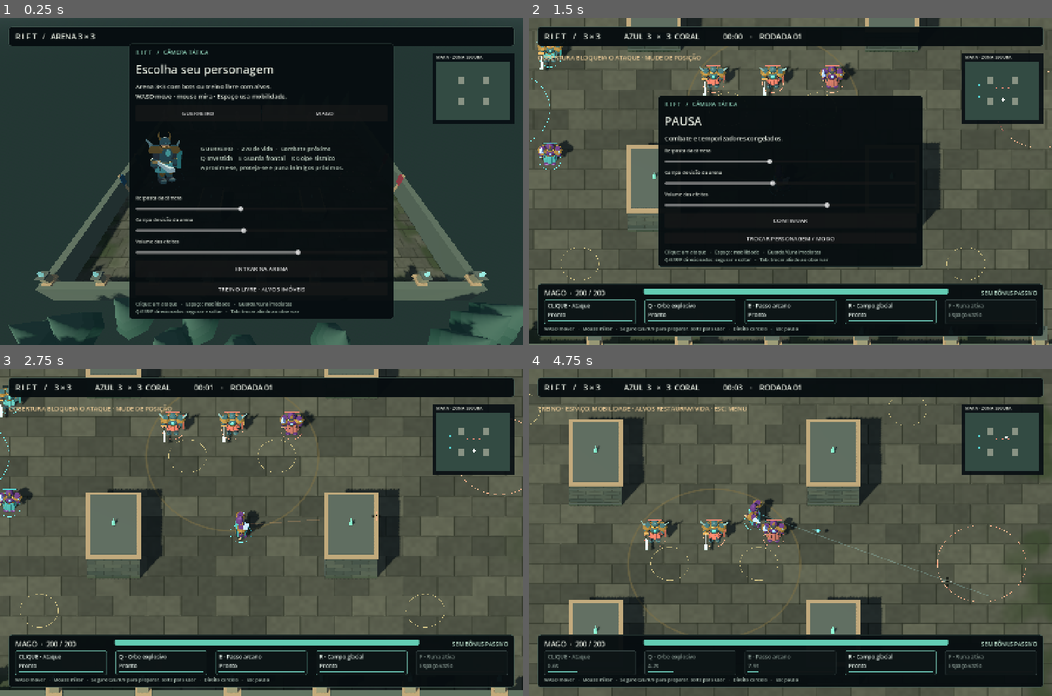
Above: before the commit, frames 1-4 (two rows, left to right).
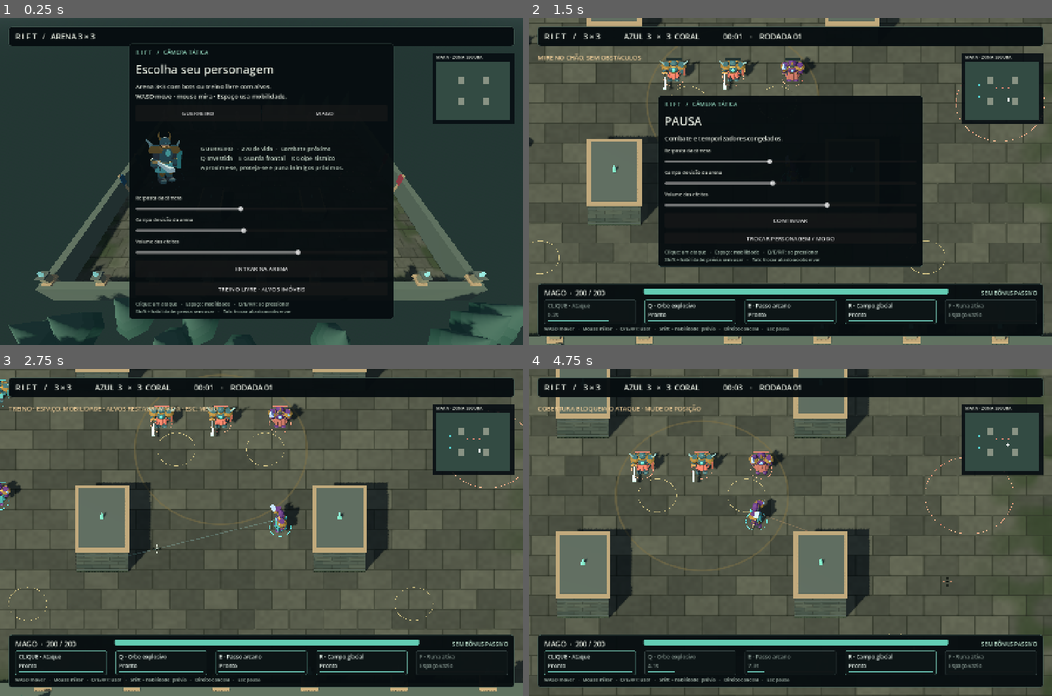
Above: after the commit, the same moments.

Repository: eduardo-aop/JoguinhoO
Game: Godot game, scene res://tests/brawler_preview.tscn
The game is run twice, just before and just after one commit, with the same random seed, the same clock (stepped at 60 frames per second) and the same inputs. This scene is started directly instead of the project's main scene.
Inputs (mouse positions are in pixels of both pictures, inside the frame that each line leads up to):
- Up to frame 1 (0.25 s): no input
- Up to frame 2 (1.5 s): tap Enter at 0.5 s; move the mouse to (905, 165) at 0.52 s; hold D (move_right) 0.53-1.28 s; tap Shift at 0.6 s; click (905, 165) at 0.67 s; tap Space at 0.77 s; tap R at 0.8, 1.35 s; move the mouse to (685, 197) at 1.27 s; hold S (move_back) from 1.28 s (still down); click (685, 197) at 1.42 s
- Up to frame 3 (2.75 s): tap Space at 1.52 s; tap Q at 1.55 s; release S (move_back) at 2 s; click "CONTINUAR" at 2 s
- Up to frame 4 (4.75 s): move the mouse to (842, 460) at 2.77 s; hold D (move_right) 2.78-3.53 s; tap Q at 2.85 s; click (842, 460) at 2.92 s; tap E at 3.05, 3.6 s; move the mouse to (764, 597) at 3.52 s; hold W (move_forward) 3.53-4.28 s; click (764, 597) at 3.67 s; tap Space at 3.77, 4.52 s; tap F at 3.8, 4.35 s; move the mouse to (947, 581) at 4.27 s; hold A (move_left) from 4.28 s (still down); click (947, 581) at 4.42 s; tap Shift at 4.55 s

The runs differ from the first frame. In frame 1, 0.2% of the frame differs, in the area x 25-58%, y 86-91%; in frame 2, 13%; in frame 3, 15%; in frame 4, 22%, in the area x 0-100%, y 0-100%.

Commit message:
feat: ativa habilidades ao pressionar e preserva previa opcional

Diff:
--- /dev/null
+++ b/docs/validacao-quickcast/report.json
@@ -0,0 +1,190 @@
+{
+  "generated_utc": "2026-09-11T13:13:46.673344+00:00",
+  "project": "JoguinhoO",
+  "tests": [
+    {
+      "name": "quickcast",
+      "checks": 27,
+      "failures": 0,
+      "exit_code": 0,
+      "script_errors": false,
+      "unexpected_errors": [],
+      "environment_warnings": [
+        "ERROR: Failed to open 'user://logs/godot2026-09-11T10.13.46.log'.",
+        "ERROR: Failed to open log file for writing: user://logs/godot.log",
+        "ERROR: Condition \"ret != noErr\" is true. Returning: \"\""
+      ],
+      "passed": true
+    },
+    {
+      "name": "brawler",
+      "checks": 25,
+      "failures": 0,
+      "exit_code": 0,
+      "script_errors": false,
+      "unexpected_errors": [],
+      "environment_warnings": [
+        "ERROR: Failed to open 'user://logs/godot2026-09-11T10.13.47.log'.",
+        "ERROR: Failed to open log file for writing: user://logs/godot.log",
+        "ERROR: Condition \"ret != noErr\" is true. Returning: \"\""
+      ],
+      "passed": true
+    },
+    {
+      "name": "suite",
+      "checks": 67,
+      "failures": 0,
+      "exit_code": 0,
+      "script_errors": false,
+      "unexpected_errors": [],
+      "environment_warnings": [
+        "ERROR: Failed to open 'user://logs/godot2026-09-11T10.13.47.log'.",
+        "ERROR: Failed to open log file for writing: user://logs/godot.log",
+        "ERROR: Condition \"ret != noErr\" is true. Returning: \"\""
+      ],
+      "passed": true
+    },
+    {
+      "name": "polish",
+      "checks": 20,
+      "failures": 0,
+      "exit_code": 0,
+      "script_errors": false,
+      "unexpected_errors": [],
+      "environment_warnings": [
+        "ERROR: Failed to open 'user://logs/godot2026-09-11T10.13.49.log'.",
+        "ERROR: Failed to open log file for writing: user://logs/godot.log",
+        "ERROR: Condition \"ret != noErr\" is true. Returning: \"\""
+      ],
+      "passed": true
+    },
+    {
+      "name": "control",
+      "checks": 19,
+      "failures": 0,
+      "exit_code": 0,
+      "script_errors": false,
+      "unexpected_errors": [],
+      "environment_warnings": [
+        "ERROR: Failed to open 'user://logs/godot2026-09-11T10.13.49.log'.",
+        "ERROR: Failed to open log file for writing: user://logs/godot.log",
+        "ERROR: Condition \"ret != noErr\" is true. Returning: \"\""
+      ],
+      "passed": true
+    },
+    {
+      "name": "tactical_camera",
+      "checks": 22,
+      "failures": 0,
+      "exit_code": 0,
+      "script_errors": false,
+      "unexpected_errors": [],
+      "environment_warnings": [
+        "ERROR: Failed to open 'user://logs/godot2026-09-11T10.13.50.log'.",
+        "ERROR: Failed to open log file for writing: user://logs/godot.log",
+        "ERROR: Condition \"ret != noErr\" is true. Returning: \"\""
+      ],
+      "passed": true
+    },
+    {
+      "name": "input_and_stress",
+      "checks": 26,
+      "failures": 0,
+      "exit_code": 0,
+      "script_errors": false,
+      "unexpected_errors": [],
+      "environment_warnings": [
+        "ERROR: Failed to open 'user://logs/godot2026-09-11T10.13.50.log'.",
+        "ERROR: Failed to open log file for writing: user://logs/godot.log",
+        "ERROR: Condition \"ret != noErr\" is true. Returning: \"\""
+      ],
+      "passed": true
+    },
+    {
+      "name": "attack_timing",
+      "checks": 6,
+      "failures": 0,
+      "exit_code": 0,
+      "script_errors": false,
+      "unexpected_errors": [],
+      "environment_warnings": [
+        "ERROR: Failed to open 'user://logs/godot2026-09-11T10.13.59.log'.",
+        "ERROR: Failed to open log file for writing: user://logs/godot.log",
+        "ERROR: Condition \"ret != noErr\" is true. Returning: \"\""
+      ],
+      "passed": true
+    },
+    {
+      "name": "effects",
+      "checks": 18,
+      "failures": 0,
+      "exit_code": 0,
+      "script_errors": false,
+      "unexpected_errors": [],
+      "environment_warnings": [
+        "ERROR: Failed to open 'user://logs/godot2026-09-11T10.13.59.log'.",
+        "ERROR: Failed to open log file for writing: user://logs/godot.log",
+        "ERROR: Condition \"ret != noErr\" is true. Returning: \"\""
+      ],
+      "passed": true
+    },
+    {
+      "name": "tactics",
+      "checks": 8,
+      "failures": 0,
+      "exit_code": 0,
+      "script_errors": false,
+      "unexpected_errors": [],
+      "environment_warnings": [
+        "ERROR: Failed to open 'user://logs/godot2026-09-11T10.14.00.log'.",
+        "ERROR: Failed to open log file for writing: user://logs/godot.log",
+        "ERROR: Condition \"ret != noErr\" is true. Returning: \"\""
+      ],
+      "passed": true
+    },
+    {
+      "name": "telemetry",
+      "checks": 7,
+      "failures": 0,
+      "exit_code": 0,
+      "script_errors": false,
+      "unexpected_errors": [],
+      "environment_warnings": [
+        "ERROR: Failed to open 'user://logs/godot2026-09-11T10.14.00.log'.",
+        "ERROR: Failed to open log file for writing: user://logs/godot.log",
+        "ERROR: Condition \"ret != noErr\" is true. Returning: \"\""
+      ],
+      "passed": true
+    },
+    {
+      "name": "dash_timing",
+      "checks": 6,
+      "failures": 0,
+      "exit_code": 0,
+      "script_errors": false,
+      "unexpected_errors": [],
+      "environment_warnings": [
+        "ERROR: Failed to open 'user://logs/godot2026-09-11T10.14.00.log'.",
+        "ERROR: Failed to open log file for writing: user://logs/godot.log",
+        "ERROR: Condition \"ret != noErr\" is true. Returning: \"\""
+      ],
+      "passed": true
+    },
+    {
+      "name": "hitbox",
+      "checks": 8,
+      "failures": 0,
+      "exit_code": 0,
+      "script_errors": false,
+      "unexpected_errors": [],
+      "environment_warnings": [
+        "ERROR: Failed to open 'user://logs/godot2026-09-11T10.14.00.log'.",
+        "ERROR: Failed to open log file for writing: user://logs/godot.log",
+        "ERROR: Condition \"ret != noErr\" is true. Returning: \"\""
+      ],
+      "passed": true
+    }
+  ],
+  "checks": 259,
+  "passed": true
+}
--- a/scripts/fighter.gd
+++ b/scripts/fighter.gd
@@ -141,17 +141,17 @@
 			refresh_cursor_aim()
 			cast(0 if hero == "warrior" else 1)
 			return
+		if event.physical_keycode == KEY_SHIFT and not event.pressed:
+			cancel_prepare()
 		var slot := [KEY_Q,KEY_E,KEY_R,KEY_F].find(event.physical_keycode)
 		if slot >= 0:
+			if not event.pressed:
+				if preparing == slot: cancel_prepare()
+				return
 			refresh_cursor_aim()
-			if event.pressed:
-				if hero == "warrior" and slot == 1:
-					cast(slot)
-				elif slot == 3 and active_rune == 0:
-					cast(slot)
-				else:
-					begin_prepare(slot)
-			elif preparing == slot:
+			if event.shift_pressed:
+				begin_prepare(slot)
+			else:
 				cancel_prepare()
 				cast(slot)
 
@@ -378,7 +378,7 @@
 	movement_preview_blocked = false
 	if preparing < 0:
 		aim_indicator.hide()
-		if human:
+		if human or basic_pending:
 			show_basic_aim()
 		return
 	aim_indicator.show()
@@ -428,6 +428,8 @@
 func show_basic_aim() -> void:
 	var reach: float = stats.range
 	var color := Color("ff946d") if aim_obstructed else Color("8be8df")
+	if not human:
+		color = RiftRules.team_color(team)
 	if hero == "warrior":
 		show_path_preview(global_position,global_position+forward_flat()*reach,color)
 		return
@@ -441,7 +443,7 @@
 	show_path_preview(origin,point,color)
 	# Projectiles and this guide share the same launch plane.
 	path_indicator.global_position.y = origin.y
-	path_indicator.material_override.albedo_color.a = .22
+	path_indicator.material_override.albedo_color.a = .22 if human else .65
 
 func show_path_preview(from: Vector3,to: Vector3,color: Color) -> void:
 	from.y = .07
--- a/scripts/hud.gd
+++ b/scripts/hud.gd
@@ -157,7 +157,7 @@
 		recharge.add_theme_stylebox_override("fill",charge_style)
 		content.add_child(recharge)
 		skill_bars.append(recharge)
-	rows.add_child(label("WASD mover   ·   Mouse mirar   ·   Segure Q/E/R/F para preparar, solte para usar   ·   Direito cancela   ·   Esc pausa",13,Color("aec0b5")))
+	rows.add_child(label("WASD mover   ·   Mouse mirar   ·   Q/E/R/F: usar   ·   Shift + habilidade: prévia   ·   Direito cancela   ·   Esc pausa",13,Color("aec0b5")))
 	reticle = Control.new()
 	root.add_child(reticle)
 	reticle.set_anchors_and_offsets_preset(Control.PRESET_TOP_LEFT)
@@ -264,7 +264,7 @@
 		arena.overview.current = true
 		show_selection())
 	list.add_child(selection_button)
-	list.add_child(label("Clique: um ataque   ·   Espaço: mobilidade   ·   Guarda/Cura imediatas\nQ/E/R/F direcionados: segurar e soltar   ·   Tab: trocar aliado ao observar",13,Color("a9bfb0")))
+	list.add_child(label("Clique: um ataque   ·   Espaço: mobilidade   ·   Q/E/R/F: ao pressionar\nShift + habilidade: prévia sem usar   ·   Tab: trocar aliado ao observar",13,Color("a9bfb0")))
 
 func update_choice() -> void:
 	hero_preview.show_hero(arena.selected_hero)
@@ -401,7 +401,7 @@
 	elif f.preparing >= 0 and f.movement_preview_blocked:
 		info.text = "TRAJETO BLOQUEADO · MUDE A DIREÇÃO OU CANCELE"
 	elif f.preparing >= 0:
-		info.text = "PREPARANDO %s · SOLTE PARA USAR · DIREITO CANCELA" % (f.stats.skills[f.preparing] if f.preparing < 3 else RiftRules.ACTIVES[f.active_rune])
+		info.text = "PRÉVIA %s · SOLTAR CANCELA · USE SEM SHIFT PARA ATIVAR" % (f.stats.skills[f.preparing] if f.preparing < 3 else RiftRules.ACTIVES[f.active_rune])
 	elif f.aim_obstructed:
 		info.text = "COBERTURA BLOQUEIA O ATAQUE · MUDE DE POSIÇÃO"
 	elif notification_time > 0:
--- a/tests/brawler_preview.gd
+++ b/tests/brawler_preview.gd
@@ -11,6 +11,19 @@
 	game.start_round("mage",true,true)
 	game.rig.cursor_position = game.rig.camera.unproject_position(Vector3(1,1.2,-2))
 	await capture("res://work/brawler-training.png")
+	var preview := InputEventKey.new()
+	preview.physical_keycode = KEY_R
+	preview.pressed = true
+	preview.shift_pressed = true
+	game.player._unhandled_input(preview)
+	await capture("res://work/quickcast-preview.png")
+	preview.pressed = false
+	game.player._unhandled_input(preview)
+	preview.shift_pressed = false
+	preview.pressed = true
+	game.player._unhandled_input(preview)
+	print("QUICKCAST_NATIVE ability_uses=",game.player.abilities_used[2]," cooldown=",game.player.cooldowns[2])
+	await capture("res://work/quickcast-field.png")
 	game.hud.pause_game()
 	await capture("res://work/brawler-pause.png")
 	print("BRAWLER_PREVIEW_COMPLETE")
--- a/tests/input_and_stress.gd
+++ b/tests/input_and_stress.gd
@@ -14,8 +14,9 @@
 func frames(count: int) -> void:
 	for i in count:
 		await physics_frame
-func key(code: Key,pressed: bool) -> void:
+func key(code: Key,pressed: bool, preview: bool = false) -> void:
 	var event := InputEventKey.new()
+	event.shift_pressed = preview
 	event.physical_keycode = code
 	event.pressed = pressed
 	Input.parse_input_event(event)
@@ -45,14 +46,14 @@
 	await frames(3)
 	key(KEY_Q,true)
 	await frames(3)
-	check(player.preparing == 0 and player.cooldowns[0] == 0,"Q key press only prepares")
+	check(player.preparing == -1 and player.cooldowns[0] == 7 and player.abilities_used[0] == 1,"Q press executes immediately")
 	key(KEY_Q,false)
 	await frames(3)
-	check(player.preparing == -1 and player.cooldowns[0] == 7,"Q release executes once")
+	check(player.preparing == -1 and player.abilities_used[0] == 1,"Q release does not repeat")
 	player.ability_lock = 0
-	key(KEY_R,true)
+	key(KEY_R,true,true)
 	await frames(3)
-	check(player.preparing == 2,"R prepares before cancellation")
+	check(player.preparing == 2,"Shift R previews before cancellation")
 	click(MOUSE_BUTTON_RIGHT,true)
 	await frames(3)
 	key(KEY_R,false)
--- /dev/null
+++ b/tests/quickcast.gd
@@ -0,0 +1,67 @@
+extends SceneTree
+var checks := 0
+var failures := 0
+func _initialize() -> void: call_deferred("run")
+func check(ok: bool,label: String) -> void:
+	checks += 1
+	if not ok: failures += 1
+	print("PASS " if ok else "FAIL ",label)
+func key(p: RiftFighter,code: Key,pressed: bool,echo: bool = false,preview: bool = false) -> void:
+	var event := InputEventKey.new()
+	event.physical_keycode = code
+	event.pressed = pressed
+	event.echo = echo
+	event.shift_pressed = preview
+	p._unhandled_input(event)
+func run() -> void:
+	var game: RiftArena = load("res://scenes/arena.tscn").instantiate()
+	root.add_child(game)
+	for hero in ["warrior","mage"]:
+		for slot in 4:
+			game.start_round(hero,true,true)
+			var p := game.player
+			p.set_physics_process(false)
+			game.rig.cursor_position = game.rig.camera.unproject_position(Vector3(0,0,0))
+			if slot == 3: p.collect_rune(1,1)
+			var code: Key = [KEY_Q,KEY_E,KEY_R,KEY_F][slot]
+			key(p,code,true)
+			check(p.abilities_used[slot] == 1 and p.preparing == -1,"press casts immediately %s/%d" % [hero,slot])
+			key(p,code,true,true)
+			key(p,code,false)
+			check(p.abilities_used[slot] == 1,"echo and release do not recast %s/%d" % [hero,slot])
+		game.start_round(hero,true,true)
+		var p := game.player
+		p.set_physics_process(false)
+		key(p,KEY_R,true,false,true)
+		p.update_indicator()
+		check(p.preparing == 2 and p.aim_indicator.visible and p.cooldowns[2] == 0,"Shift R previews without casting "+hero)
+		key(p,KEY_R,false)
+		check(p.preparing == -1 and p.abilities_used[2] == 0,"releasing preview never casts "+hero)
+		game.hud.pause_game()
+		key(p,KEY_Q,true)
+		check(p.abilities_used[0] == 0,"pause blocks quickcast "+hero)
+		game.hud.resume_game()
+		p.collect_rune(1,0)
+		p.hp = 100
+		key(p,KEY_F,true)
+		check(p.hp == 165 and p.active_rune == -1,"heal remains immediate "+hero)
+	game.start_round("mage",true,true)
+	game.player.position = Vector3(8,.01,11)
+	game.rig.snap_to_actor()
+	game.rig.cursor_position = game.rig.camera.unproject_position(Vector3(8,0,2))
+	await physics_frame
+	key(game.player,KEY_R,true)
+	check(game.player.cooldowns[2] == 0 and game.player.abilities_used[2] == 0,"blocked ground quickcast preserves cooldown")
+	var opponent := game.fighters[5]
+	opponent.basic_pending = true
+	opponent.aim_point = game.player.position+Vector3.UP*1.2
+	opponent.update_indicator()
+	check(opponent.path_indicator.visible,"enemy basic windup shows attack direction")
+	opponent.basic_pending = false
+	opponent.update_indicator()
+	check(not opponent.path_indicator.visible,"enemy telegraph clears after windup")
+	game.queue_free()
+	await process_frame
+	await process_frame
+	print("QUICKCAST_COMPLETE checks=%d failures=%d" % [checks,failures])
+	quit(1 if failures else 0)
--- a/tests/suite.gd
+++ b/tests/suite.gd
@@ -83,7 +83,7 @@
 	p.take_damage(40,ally,ally.position)
 	check(is_equal_approx(p.hp,192),"no friendly fire")
 	await setup()
-	check(p.begin_prepare(0) and p.cooldowns[0] == 0,"holding ability prepares without spending cooldown")
+	check(p.begin_prepare(0) and p.cooldowns[0] == 0,"ability preview does not spend cooldown")
 	check(not p.request_basic(),"basic attack blocked during preparation")
 	p.cancel_prepare()
 	check(p.preparing == -1 and p.cooldowns[0] == 0,"cancel preserves cooldown")
Not shown, added: tests/quickcast.gd.uid
Not shown, changed: README.md
Not shown, changed: docs/DIRECAO-BATTLERITE.md
Not shown, changed: docs/GUIA-DE-TESTE.md
Not shown, added: docs/validacao-quickcast/attack_timing.log
Not shown, added: docs/validacao-quickcast/brawler.log
Not shown, added: docs/validacao-quickcast/control.log
Not shown, added: docs/validacao-quickcast/dash_timing.log
Not shown, added: docs/validacao-quickcast/effects.log
Not shown, added: docs/validacao-quickcast/hitbox.log
Not shown, added: docs/validacao-quickcast/input_and_stress.log
Not shown, added: docs/validacao-quickcast/polish.log
(and 6 more such lines)
